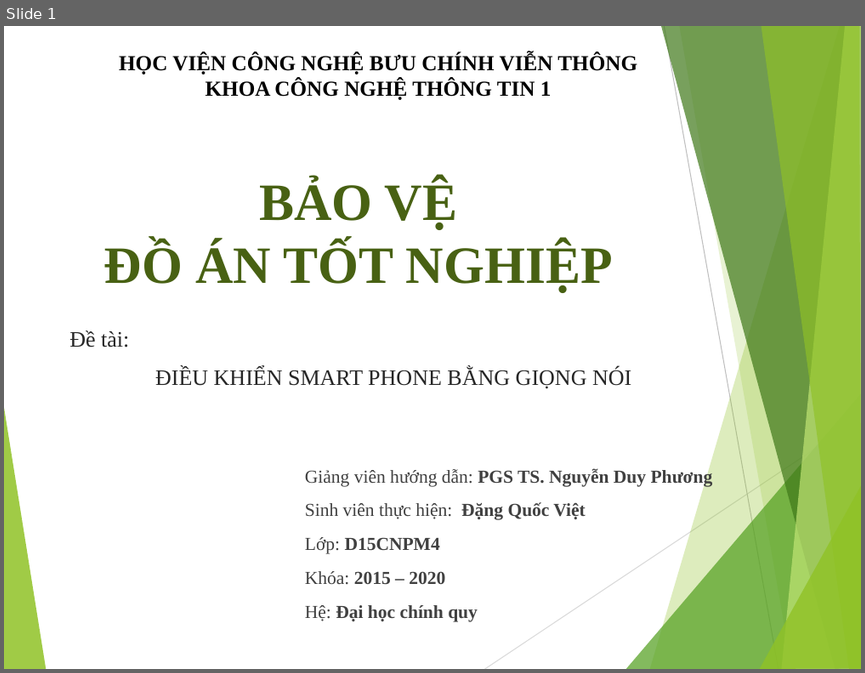
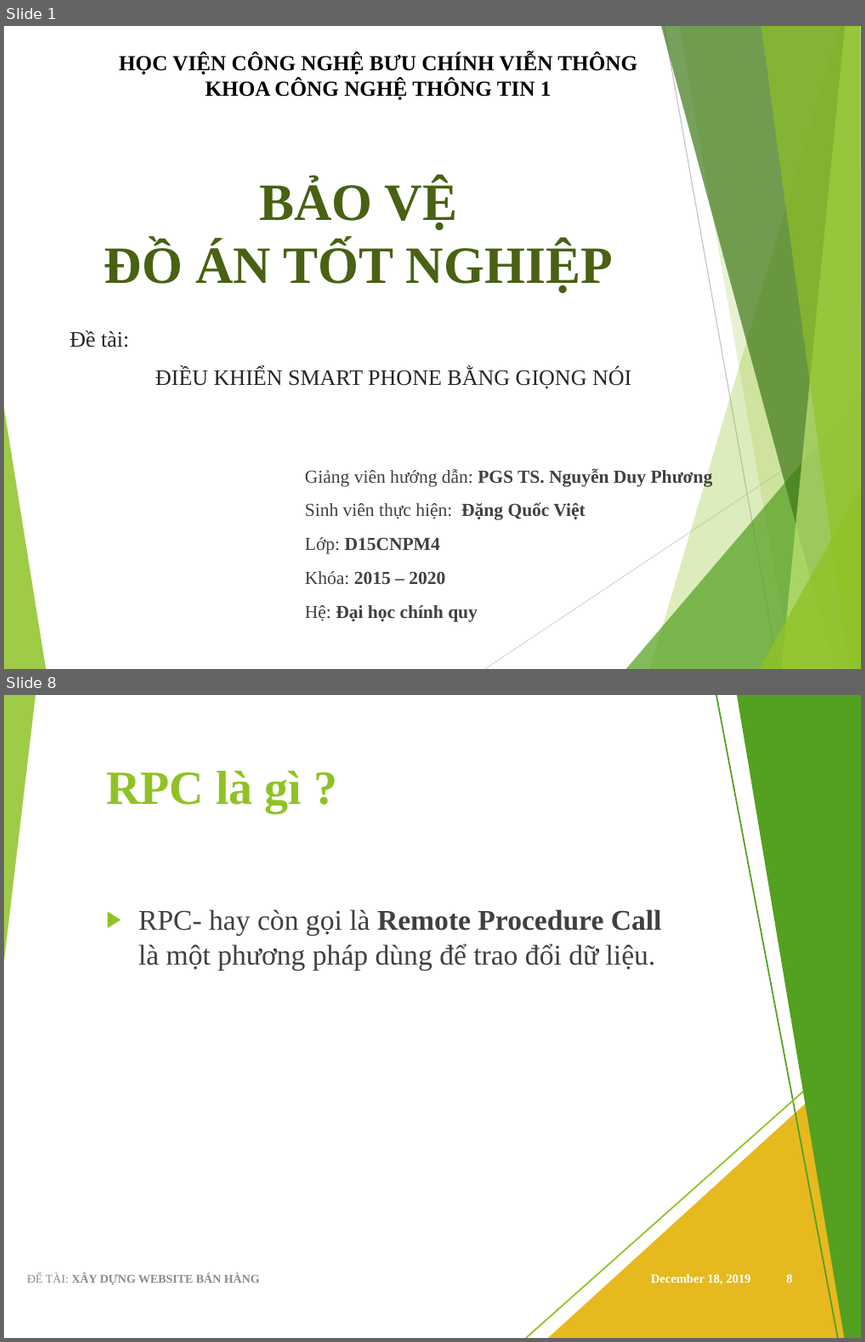
Before and after one commit to viet97/doandocs, a slide deck: DATN_Presentation.pptx. Shown one above the other, each under a label of ours: slide 1 before the commit, slides 1 and 8 after it; the slides between them are not shown. The pictures are 865x673 and 865x1342 pixels, drawn with LibreOffice and Linux fonts; fonts in the diff are those of the drawing. Boxes give left, top, right and bottom in pixels: in the first picture for what was removed or moved away, otherwise in the second. Text is boxed around its words. In the diff, an @@ line names an element or a change of style, - is before the commit and + after.

```diff
--- a/DATN_Presentation.pptx
+++ b/DATN_Presentation.pptx
@@ slide 8 added at <box>4,695,861,1338</box>, background #FFFFFF; not listed: 10 template elements that a slide beside it also shows @@
@@ rectangle added at <box>4,695,861,1338</box>, fill #FFFFFF @@
@@ triangle added at <box>4,695,35,961</box>, fill #90C226 at 85% opacity @@
@@ line added from (716, 695) to (838, 1338), #54A021 1.25 pt @@
@@ freeform shape added at <box>737,695,861,1338</box>, fill #54A021 @@
@@ title added at <box>106,771,302,812</box>, 40 pt, text #90C226, bold @@
+RPC là gì ?
@@ text added at <box>138,909,662,970</box>, 24 pt, text #404040 @@
+▶ RPC- hay còn gọi là Remote Procedure Call là một phương pháp dùng để trao đổi dữ liệu.
@@ line added from (861, 1040) to (526, 1338), #90C226 1.25 pt @@
@@ group added at <box>4,695,861,1338</box>: 5 freeform shapes, 3 triangles, 2 lines @@
@@ triangle added at <box>548,1053,861,1338</box>, fill #E6B91E @@
@@ text added at <box>27,1273,260,1285</box>, 10 pt, text #8C8C8C, bold @@
+ĐỂ TÀI: XÂY DỰNG WEBSITE BÁN HÀNG
@@ text added at <box>651,1273,750,1284</box>, 10.5 pt, text #FFFFFF, bold @@
+December 18, 2019
@@ page number added at <box>786,1273,792,1286</box>, 10.5 pt, text #FFFFFF, bold @@
+8
```
Also in this commit, not shown: 13 slides changed, 3 other slides added, 5 slides removed.
